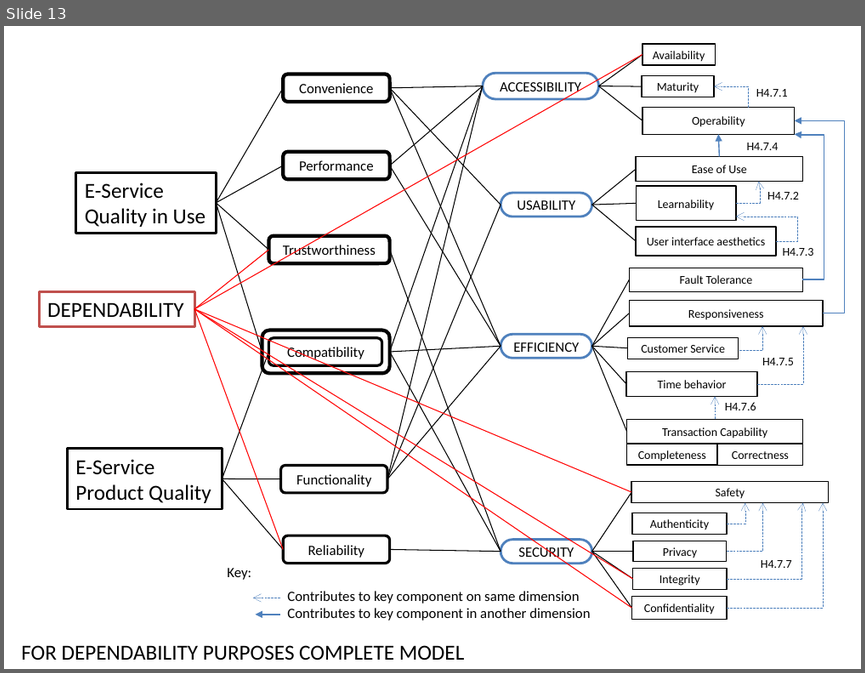
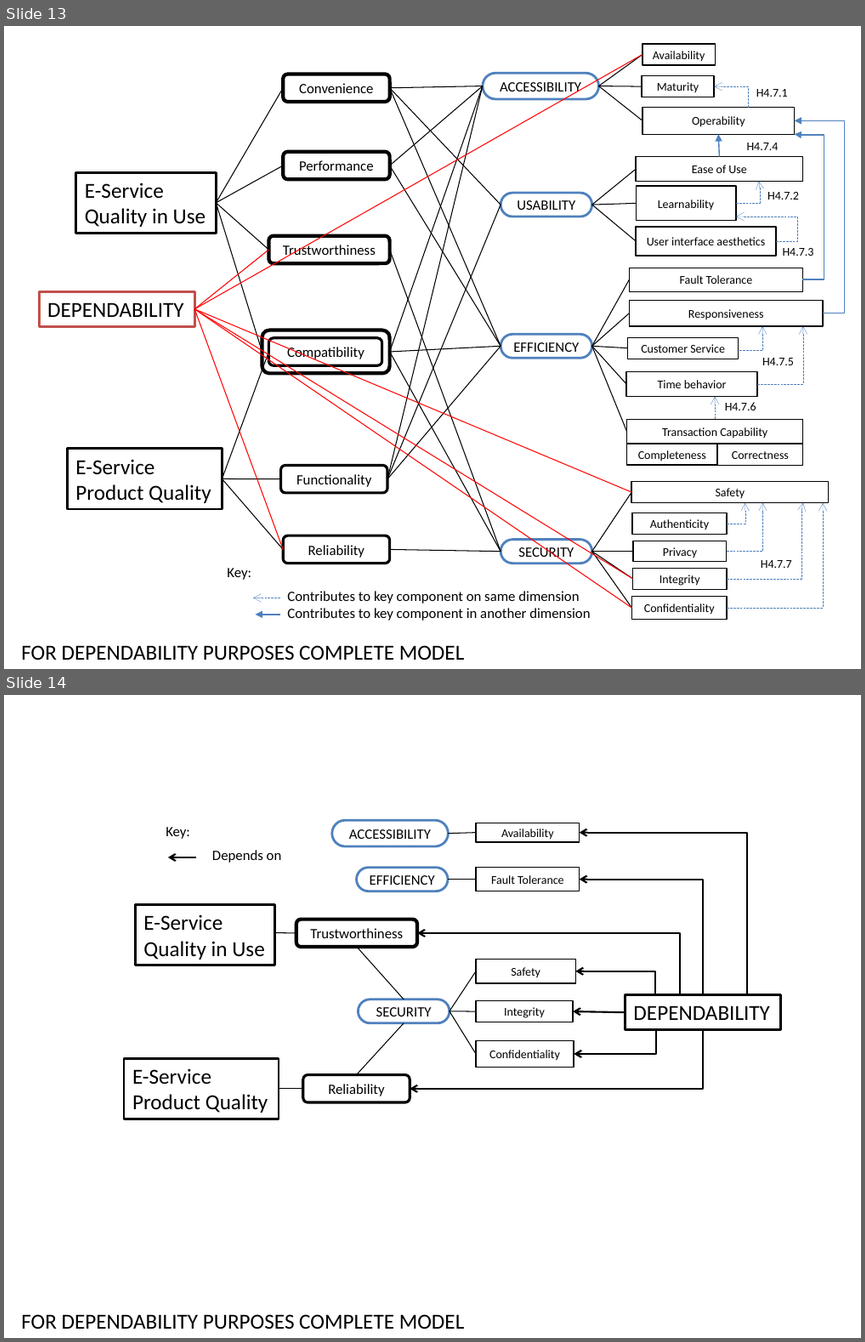
Before and after one commit to paxian/finalexam, a slide deck: model.pptx. Shown one above the other, each under a label of ours: slide 13 before the commit, slides 13 and 14 after it. The pictures are 865x673 and 865x1342 pixels, drawn with LibreOffice and Linux fonts; fonts in the diff are those of the drawing. Boxes give left, top, right and bottom in pixels: in the first picture for what was removed or moved away, otherwise in the second. Text is boxed around its words. In the diff, an @@ line names an element or a change of style, - is before the commit and + after.

```diff
--- a/model.pptx
+++ b/model.pptx
@@ slide 14 added at [4, 695, 861, 1338], background #FFFFFF @@
@@ rounded rectangle added at [332, 820, 449, 846], fill #FFFFFF, outline #4F81BD 2 pt, 12 pt, text #000000 @@
+ACCESSIBILITY
@@ text added at [166, 827, 190, 839], 12 pt, text #000000 @@
+Key:
@@ line added from (476, 832) to (448, 833), #000000 0.75 pt @@
@@ rounded rectangle added at [476, 823, 579, 841], fill #FFFFFF, outline #000000 1 pt, 10 pt, text #000000 @@
+Availability
@@ elbow arrow added from (749, 995) to (579, 832), #000000 1.5 pt @@
@@ arrow added from (196, 857) to (168, 857), #000000 1.5 pt @@
@@ text added at [212, 850, 282, 862], 12 pt, text #000000 @@
+Depends on
@@ rounded rectangle added at [356, 868, 448, 891], fill #FFFFFF, outline #4F81BD 2 pt, 12 pt, text #000000 @@
+EFFICIENCY
@@ rounded rectangle added at [476, 868, 579, 891], fill #FFFFFF, outline #000000 1 pt, 10 pt, text #000000 @@
+Fault Tolerance
@@ line added from (476, 879) to (448, 879), #000000 0.75 pt @@
@@ elbow arrow added from (704, 995) to (579, 879), #000000 1.5 pt @@
@@ rectangle added at [135, 905, 275, 966], fill #FFFFFF, outline #000000 2 pt, 18 pt, text #000000 @@
+E-Service
+Quality in Use
@@ rounded rectangle added at [296, 919, 417, 947], fill #FFFFFF, outline #000000 3 pt, 12 pt, text #000000 @@
+Trustworthiness
@@ line added from (275, 932) to (296, 933), #000000 0.75 pt @@
@@ line added from (404, 999) to (357, 947), #000000 0.75 pt @@
@@ elbow arrow added from (681, 995) to (417, 933), #000000 1.5 pt @@
@@ line added from (476, 971) to (449, 1011), #000000 0.75 pt @@
@@ rounded rectangle added at [476, 959, 575, 984], fill #FFFFFF, outline #000000 1 pt, 10 pt, text #000000 @@
+Safety
@@ elbow arrow added from (654, 995) to (575, 971), #000000 1.5 pt @@
@@ rounded rectangle added at [358, 999, 449, 1023], fill #FFFFFF, outline #4F81BD 2 pt, 12 pt, text #000000 @@
+SECURITY
@@ rectangle added at [625, 995, 781, 1029], fill #FFFFFF, outline #000000 2 pt, 18 pt, text #000000 @@
+DEPENDABILITY
@@ line added from (356, 1075) to (404, 1023), #000000 0.75 pt @@
@@ line added from (476, 1011) to (449, 1011), #000000 0.75 pt @@
@@ line added from (476, 1054) to (449, 1011), #000000 0.75 pt @@
@@ rounded rectangle added at [476, 1001, 573, 1022], fill #FFFFFF, outline #000000 1 pt, 10 pt, text #000000 @@
+Integrity
@@ arrow added from (625, 1012) to (573, 1011), #000000 1.5 pt @@
@@ elbow arrow added from (704, 1029) to (409, 1089), #000000 1.5 pt @@
@@ rounded rectangle added at [476, 1040, 574, 1066], fill #FFFFFF, outline #000000 1 pt, 10 pt, text #000000 @@
+Confidentiality
@@ elbow arrow added from (654, 1029) to (574, 1054), #000000 1.5 pt @@
@@ rectangle added at [124, 1058, 279, 1119], fill #FFFFFF, outline #000000 2 pt, 18 pt, text #000000 @@
+E-Service
+Product Quality
@@ rounded rectangle added at [303, 1075, 409, 1102], fill #FFFFFF, outline #000000 2.25 pt, 12 pt, text #000000 @@
+Reliability
@@ line added from (279, 1089) to (303, 1089), #000000 0.75 pt @@
@@ text added at [21, 1314, 465, 1328], 18 pt, text #000000 @@
+FOR DEPENDABILITY PURPOSES COMPLETE MODEL
```
Also in this commit, not shown: 1 slide changed, 1 other file.
